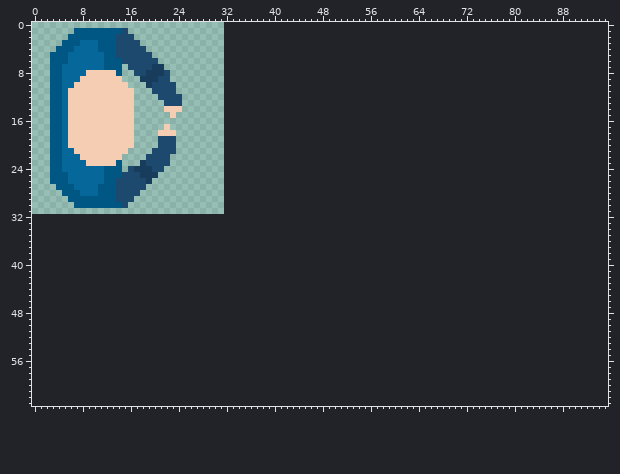
Two versions of one sprite sheet, game/Content/Sprites/Player.png. The picture above was drawn from the file before the commit.
The file is 32x32 pixels. The old version is drawn lined up with the new one, on the new canvas.
New version:
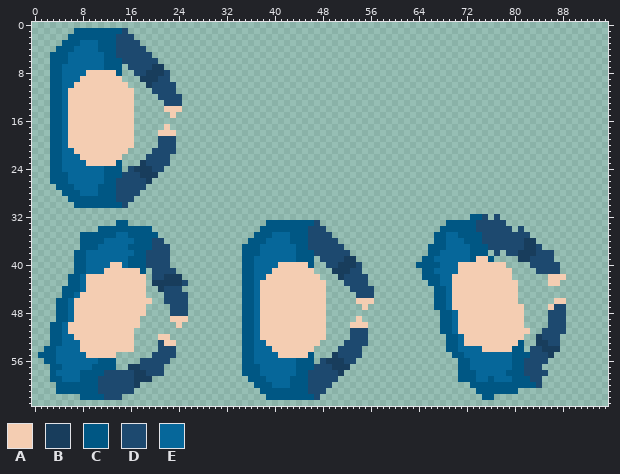
Palette (. is transparent): A #f4cdb2  B #183d5c  C #005784  D #1d496f  E #06679a
From old to new:
canvas 32x32 -> 96x64
Changed rows in their new state; - is an unchanged pixel.
first column x 1:
32 ------------------------------------------------------------------------CCD-D-----------
33 -------------CC-----------------------CCCCCCCCD---------------------CCCCCDDDDD----------
34 ----------CCCCCCCCC------------------CCCCCCCCDDD-------------------CCCCCCDDDDDD-D-------
35 -------CCCCCCEECCCCC----------------CCCEEECCCDDDD-----------------CCEECCCCDDDDDDDD------
36 -------CCCCEEEEECCCDD--------------CCCEEEECCCDDDDD----------------CCEEECCCDDDDDDDBB-----
37 -------CCCEEEEECCCCDDD------------CCCEEEEEECCDDDDDD--------------CCCEEEECCCDDDDDDBBD----
38 ------CCEEEEEEEECCDDDD------------CCCEEEEEECCCDDDDDD-------------CCEEEEECCC-D-DDBBBDDD--
39 ------CCEEEEEEECCCDDDD------------CCEEEEEEECCC-DDDDBB-----------CCEEEEEECAAC----BBDDDD--
40 ------CCEEEEAAECCCDDDD------------CCEEEEAAAAAC--DDBBBD---------CCCCEEEAAAAAAAA----DDDDD-
41 ------CCEEEAAAAAAC-DDDD-----------CCEEEAAAAAAA---BBBDD----------CCEEEEAAAAAAAAA----DDDD-
42 -----CCEAAAAAAAAAA-DDBBB----------CCEEAAAAAAAAA---BDDDD---------CCCEEAAAAAAAAAA------AAA
43 -----CCEAAAAAAAAAA-BBBBBD---------CCEAAAAAAAAAAA---DDDD----------CCEEAAAAAAAAAAA-----AA-
44 ----CCCEAAAAAAAAAA--BDDD----------CCEAAAAAAAAAAA----DDDD----------CCEAAAAAAAAAAA--------
45 ----CCEAAAAAAAAAAA---DDDD---------CCEAAAAAAAAAAA-----DDD----------CCEAAAAAAAAAAA--------
46 ---CCEAAAAAAAAAAAAA--DDDD---------CCEAAAAAAAAAAA-----AAA----------CCEAAAAAAAAAAA------AA
47 ---CCEAAAAAAAAAAAA----DDD---------CCEAAAAAAAAAAA------A-----------CCEAAAAAAAAAAAA----ADD
48 ---CCEAAAAAAAAAAAA----DDD---------CCEAAAAAAAAAAA-------------------CCEAAAAAAAAAAA----DDD
49 ---CCEAAAAAAAAAAA-----AAA---------CCEAAAAAAAAAAA-----A-------------CCEAAAAAAAAAAA----DDD
50 --CCEAAAAAAAAAAAA------A----------CCEAAAAAAAAAAA----AAA------------CCEAAAAAAAAAAA----DDD
51 --CCEAAAAAAAAAAA------------------CCEAAAAAAAAAAA----DDD------------CCEAAAAAAAAAAAA--DDDD
52 --CCEEAAAAAAAAAA----AA------------CCEAAAAAAAAAAA----DDD-------------CCEAAAAAAAAAA--BDDD-
53 --CCEEEAAAAAAAAA----DAA-----------CCEEAAAAAAAAA----DDDD-------------CCEAAAAAAAAAC--BBDD-
54 -CCEEEEAAAAAAAAA----DDD-----------CCEEEAAAAAAA----DDDD--------------CCEEEEAAAAACC-DDBBB-
55 CCCEEEEEAAAAA------DDDD-----------CCEEEEAAAAAC---BDDDD---------------CCEEEEEEEECCCDDDB--
56 -CCEEEEEEECCC----DDDDD------------CCEEEEEEECCC-DBBBDD-----------------CCEEEEEEECCDDDD---
57 --CCEEEEECCCC--BBDDDD-------------CCCEEEEEECCCDDDBBB------------------CCEEEEEEECCDDD----
58 --CEEEECCCCDDDDDBBDDD-------------CCCEEEEEECCDDDDDB-------------------CCCEEEEECCCDDDD---
59 --CCEEECCCDDDDDDBBB----------------CCCEEEECCCDDDDD--------------------CCCEECEEECCCDD----
60 ---CCCCCCCDDDDDDB-------------------CCCEEECCCDDDD-----------------------CCCCCCCCCCCD----
61 ---CCCCCCCDDDDDD---------------------CCCCCCCCDDD-------------------------CCCCCCC--------
62 -------CCCCDDD------------------------CCCCCCCCD---------------------------CC------------
Boxes around the changes in both pictures, in picture pixels (x1, y1, x2, y2):
added: (416, 214, 566, 400)
added: (38, 220, 188, 400)
added: (242, 220, 374, 400)
